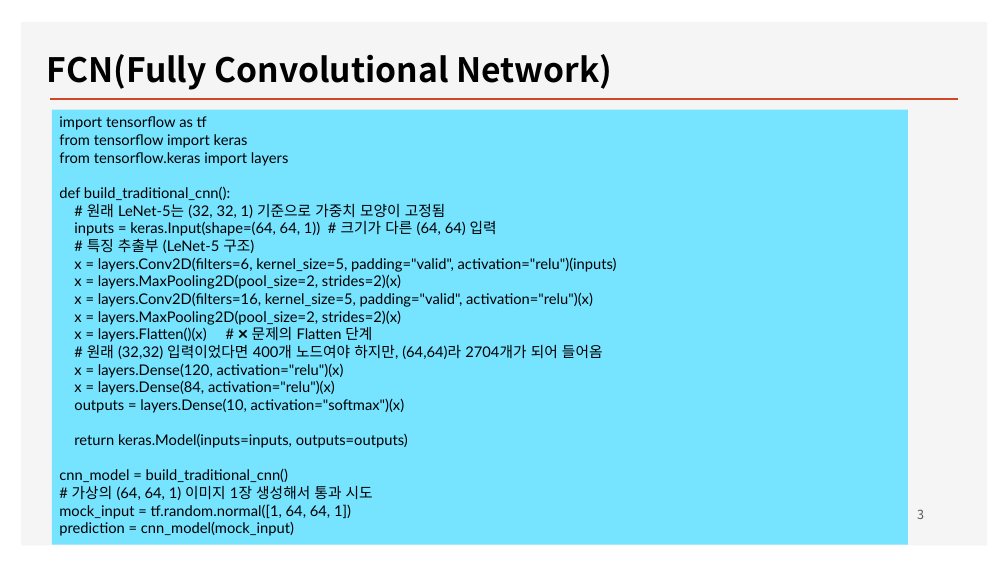
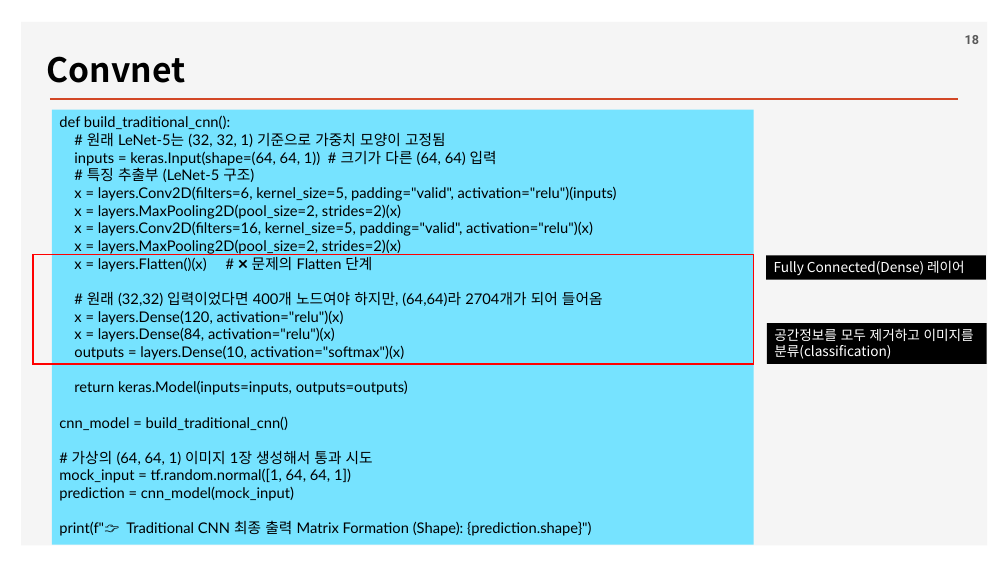
Before and after one commit to ancestor9/2026_Fall_Deep-Learning-with-Python, a slide deck: slide 18 of Chapter 11 Image segmentation.pptx (slide 3 before the commit). Drawn at 1008x567 pixels with LibreOffice and Linux fonts; fonts in the diff are those of the drawing; background and template pictures are left out. Boxes give left, top, right and bottom in pixels: in the first picture for what was removed or moved away, otherwise in the second. Text is boxed around its words. In the diff, an @@ line names an element or a change of style, - is before the commit and + after.

```diff
--- a/Chapter 11 Image segmentation.pptx
+++ b/Chapter 11 Image segmentation.pptx
@@ text at [47,56,186,83]: text changed @@
-FCN(Fully Convolutional Network)
+Convnet
@@ page number added at [965,35,979,44], 12 pt, text #595959, bold @@
+18
@@ rectangle "def build_traditional_cnn():": place and size @@
-rectangle "def build_traditional_cnn():" at [52,110,908,545]
+rectangle "def build_traditional_cnn():" at [52,110,754,545]
@@ text in rectangle at [59,116,288,166]: paragraphs removed @@
-import tensorflow as tf
-from tensorflow import keras
-from tensorflow.keras import layers
@@ rectangle added at [33,254,754,364], outline #FF0000 1.5 pt @@
@@ rectangle added at [766,256,986,280], fill #000000, 13 pt, text #FFFFFF @@
+Fully Connected(Dense) 레이어
@@ rectangle added at [768,323,988,364], fill #000000, 13 pt, text #FFFFFF @@
+공간정보를 모두 제거하고 이미지를 분류(classification)
@@ page number removed at [917,509,924,519] @@
-3
@@ text in rectangle at [59,521,591,536]: paragraph added @@
+print(f"👉 Traditional CNN 최종 출력 Matrix Formation (Shape): {prediction.shape}")
```
Also in this commit, not shown: 10 other slides changed, 15 slides added.
